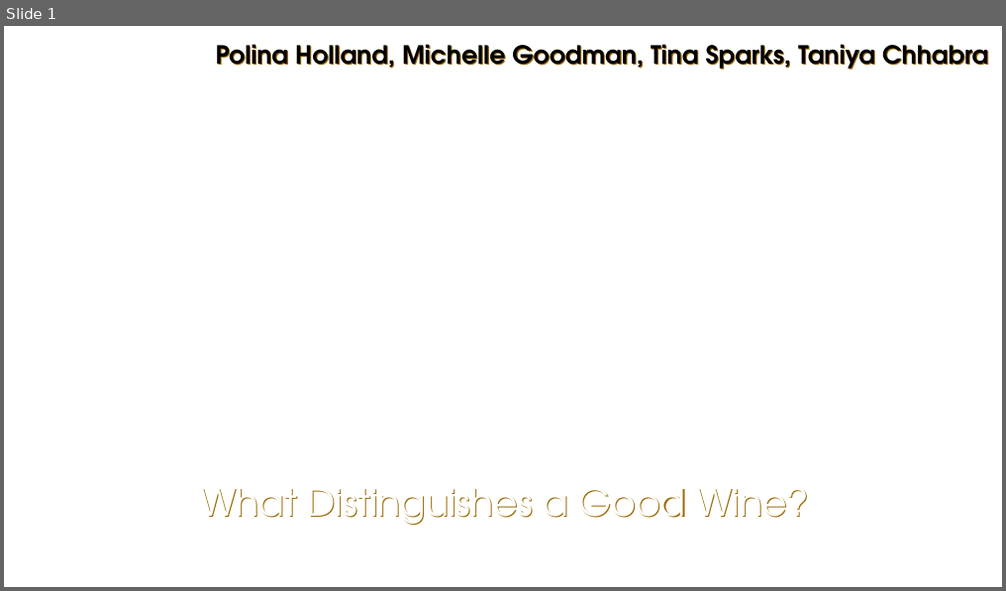
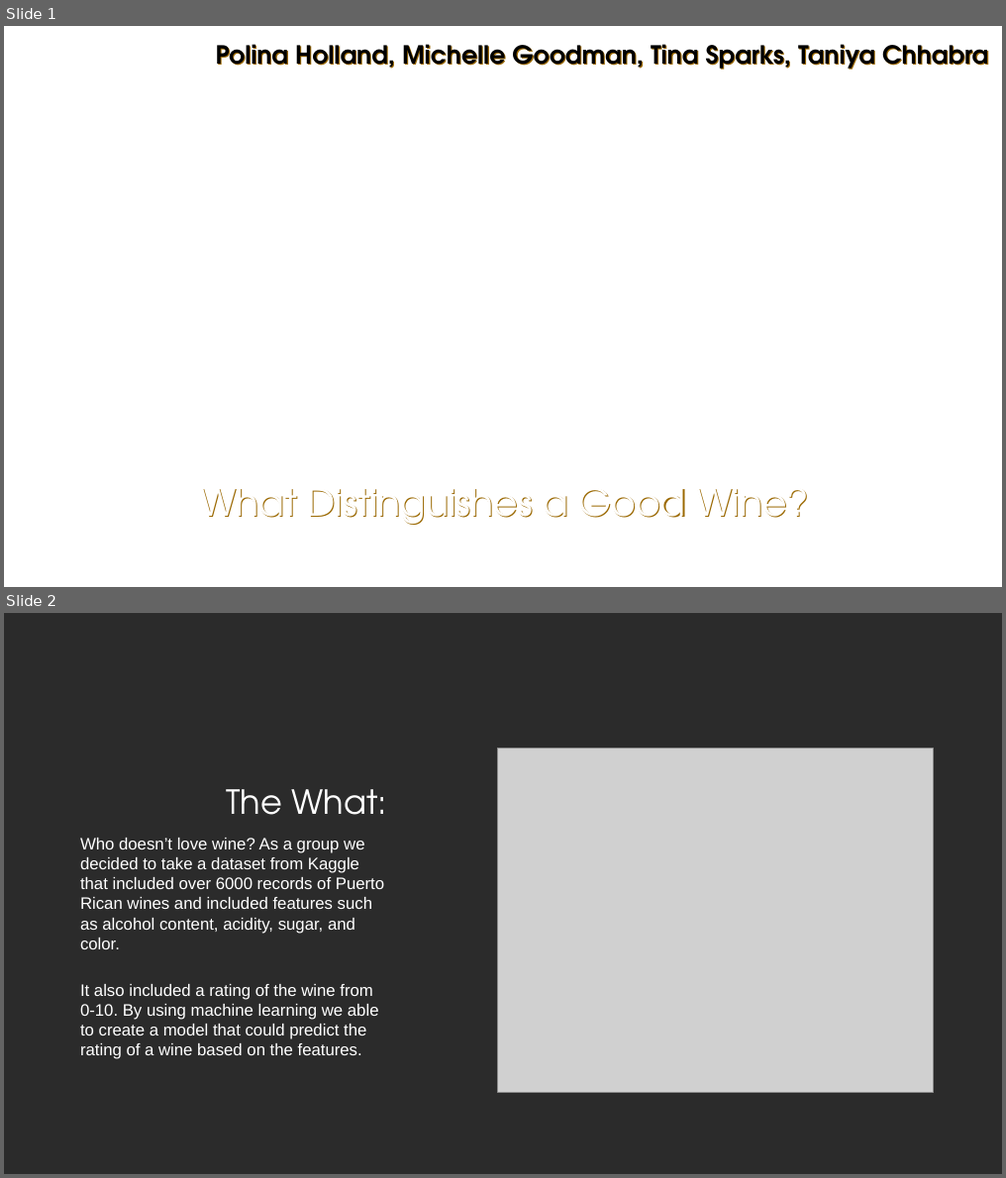
Before and after one commit to bea03013/GrapeExpectations, a slide deck: What Distinguishes a Good Wine.pptx. Shown one above the other, each under a label of ours: slide 1 before the commit, slides 1 and 2 after it. The pictures are 1006x591 and 1006x1178 pixels, drawn with LibreOffice and Linux fonts; fonts in the diff are those of the drawing; grey boxes stand for pictures; background and template pictures are left out; a plain dark background stands for a picture behind light text. Boxes give left, top, right and bottom in pixels: in the first picture for what was removed or moved away, otherwise in the second. Text is boxed around its words. In the diff, an @@ line names an element or a change of style, - is before the commit and + after.

```diff
--- a/What Distinguishes a Good Wine.pptx
+++ b/What Distinguishes a Good Wine.pptx
@@ slide 2 added at [4,613,1002,1174], background picture (left out) @@
@@ picture added at [497,749,933,1093] @@
@@ title added at [227,789,387,815], 32 pt, text #FFFFFF @@
+The What:
@@ text added at [80,838,384,1059], 16 pt, text #FFFFFF @@
+Who doesn’t love wine? As a group we decided to take a dataset from Kaggle that included over 6000 records of Puerto Rican wines and included features such as alcohol content, acidity, sugar, and color.
+It also included a rating of the wine from 0-10. By using machine learning we able to create a model that could predict the rating of a wine based on the features.
```
Also in this commit, not shown: 1 slide changed, 3 other slides added, 1 slide removed.
